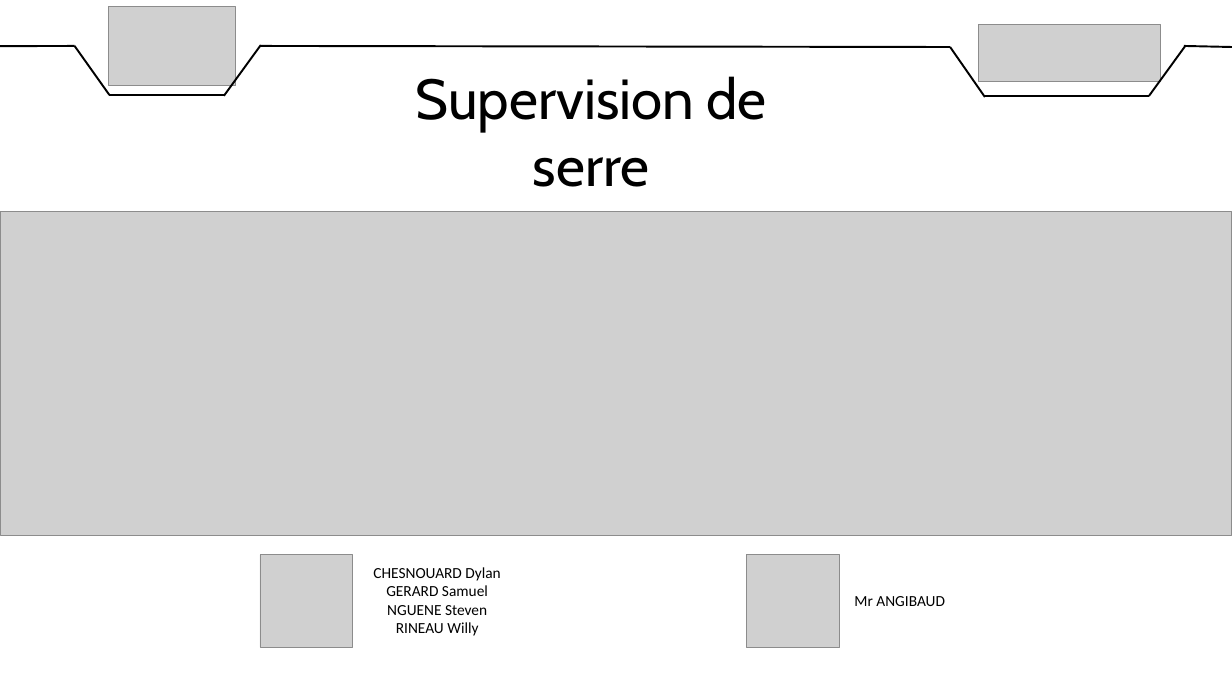
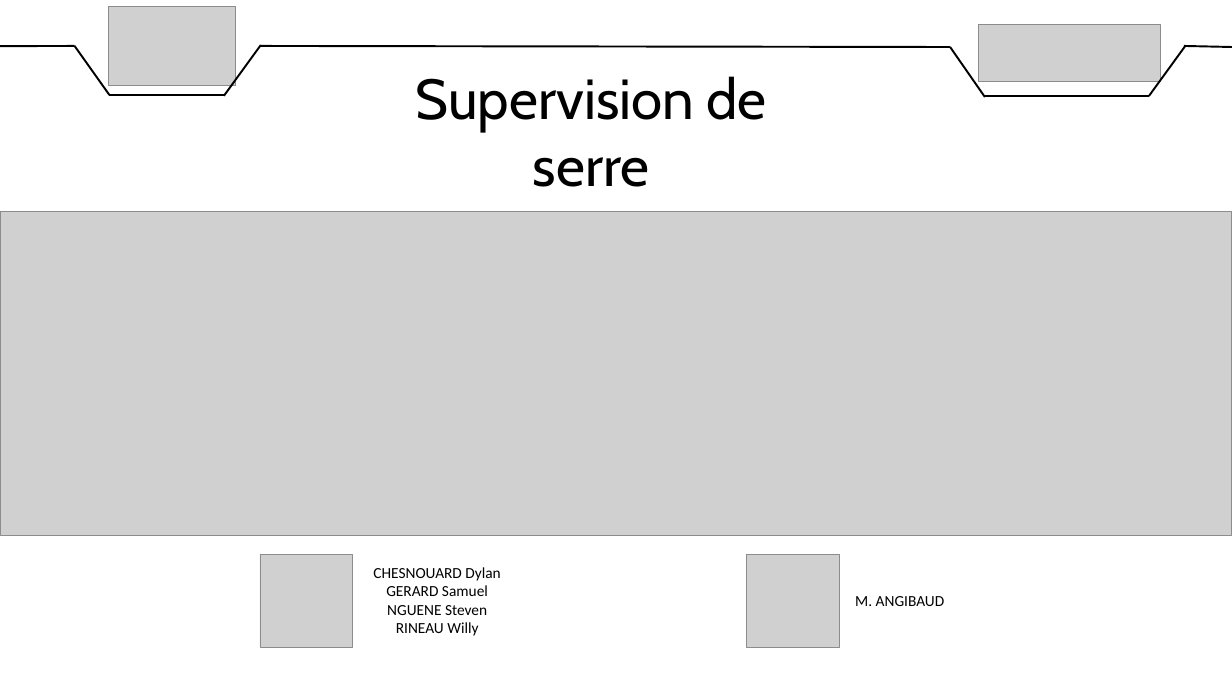
Before and after one commit to DylanChe/SupervisionSerre, a slide deck: slide 1 of oral_projet/revue_2/diaporama_revue_2_dylan.pptx. Drawn at 1232x693 pixels with LibreOffice and Linux fonts; fonts in the diff are those of the drawing; grey boxes stand for pictures. Boxes give left, top, right and bottom in pixels: in the first picture for what was removed or moved away, otherwise in the second. Text is boxed around its words. In the diff, an @@ line names an element or a change of style, - is before the commit and + after.

```diff
--- a/oral_projet/revue_2/diaporama_revue_2_dylan.pptx
+++ b/oral_projet/revue_2/diaporama_revue_2_dylan.pptx
@@ text at (x1=855, y1=596, x2=945, y2=606): text changed @@
-Mr ANGIBAUD
+M. ANGIBAUD
```
Also in this commit, not shown: 1 other file.
